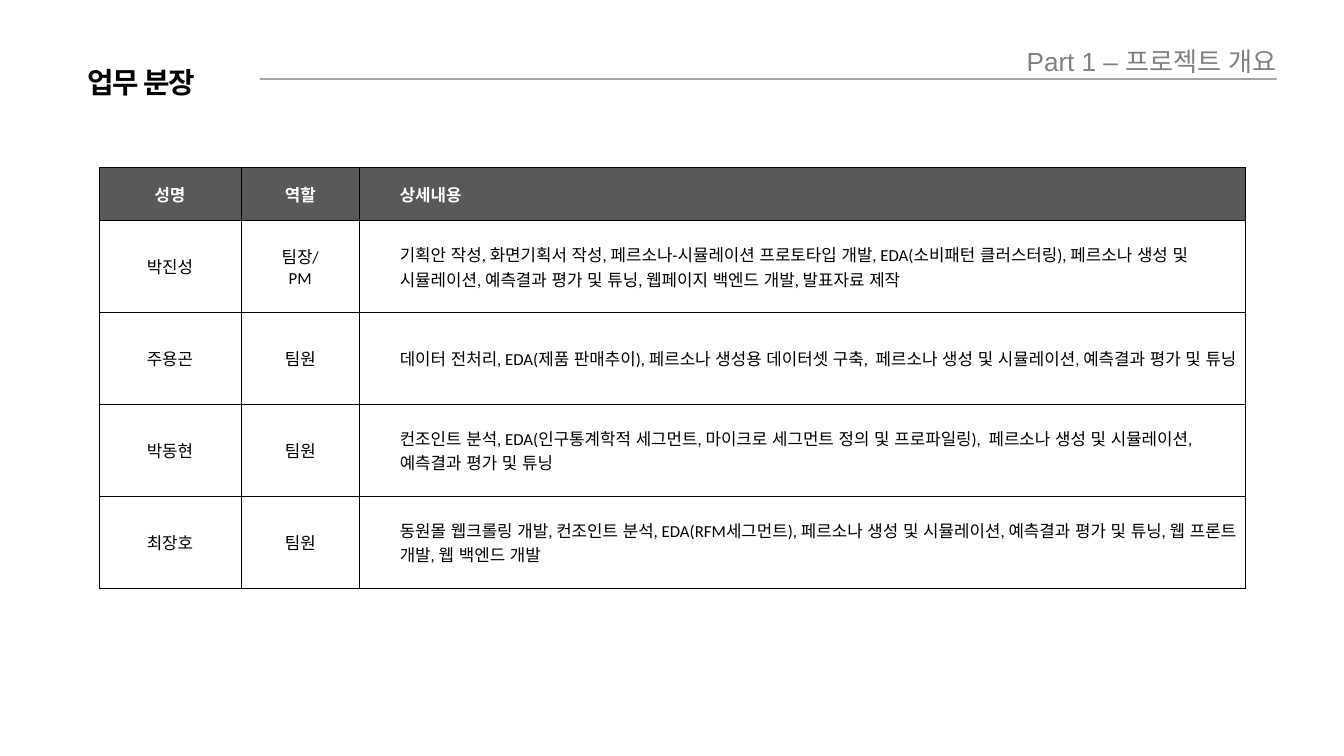
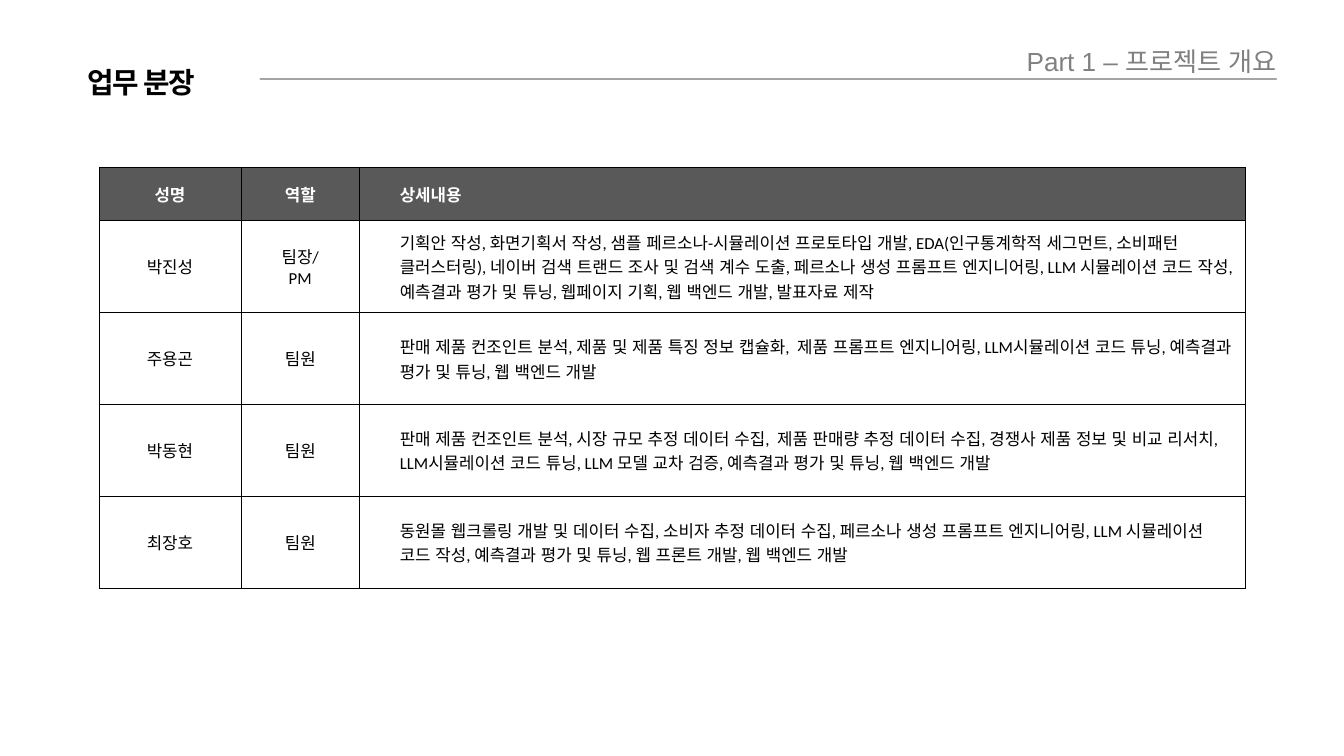
Before and after one commit to cwal8202/Chill_Tuna, a slide deck: slide 7 of 01_Planning/ChillTuna_LLM을 활용한 페르소나 시장조사+시뮬레이터_ver_2.2.pptx. Drawn at 1344x756 pixels with LibreOffice and Linux fonts; fonts in the diff are those of the drawing. Boxes give left, top, right and bottom in pixels: in the first picture for what was removed or moved away, otherwise in the second. Text is boxed around its words. In the diff, an @@ line names an element or a change of style, - is before the commit and + after.

Commit message:
ppt 제작 중간 공유+페르소나 챗봇용 데이터 추가

```diff
--- a/01_Planning/ChillTuna_LLM을 활용한 페르소나 시장조사+시뮬레이터_ver_2.2.pptx
+++ b/01_Planning/ChillTuna_LLM을 활용한 페르소나 시장조사+시뮬레이터_ver_2.2.pptx
@@ table at (99,168,1245,589) @@
-row 2, column 3: 기획안 작성, 화면기획서 작성, 페르소나-시뮬레이션 프로토타입 개발, EDA(소비패턴 클러스터링), 페르소나 생성 및 시뮬레이션, 예측결과 평가 및 튜닝, 웹페이지 백엔드 개발, 발표자료 제작
+row 2, column 3: 기획안 작성, 화면기획서 작성, 샘플 페르소나-시뮬레이션 프로토타입 개발, EDA(인구통계학적 세그먼트, 소비패턴 클러스터링), 네이버 검색 트랜드 조사 및 검색 계수 도출, 페르소나 생성 프롬프트 엔지니어링, LLM 시뮬레이션 코드 작성, 예측결과 평가 및 튜닝, 웹페이지 기획, 웹 백엔드 개발, 발표자료 제작
-row 3, column 3: 데이터 전처리, EDA(제품 판매추이), 페르소나 생성용 데이터셋 구축, 페르소나 생성 및 시뮬레이션, 예측결과 평가 및 튜닝
+row 3, column 3: 판매 제품 컨조인트 분석, 제품 및 제품 특징 정보 캡슐화, 제품 프롬프트 엔지니어링, LLM시뮬레이션 코드 튜닝, 예측결과 평가 및 튜닝, 웹 백엔드 개발
-row 4, column 3: 컨조인트 분석, EDA(인구통계학적 세그먼트, 마이크로 세그먼트 정의 및 프로파일링), 페르소나 생성 및 시뮬레이션, 예측결과 평가 및 튜닝
+row 4, column 3: 판매 제품 컨조인트 분석, 시장 규모 추정 데이터 수집, 제품 판매량 추정 데이터 수집, 경쟁사 제품 정보 및 비교 리서치, LLM시뮬레이션 코드 튜닝, LLM 모델 교차 검증, 예측결과 평가 및 튜닝, 웹 백엔드 개발
-row 5, column 3: 동원몰 웹크롤링 개발, 컨조인트 분석, EDA(RFM세그먼트), 페르소나 생성 및 시뮬레이션, 예측결과 평가 및 튜닝, 웹 프론트 개발, 웹 백엔드 개발
+row 5, column 3: 동원몰 웹크롤링 개발 및 데이터 수집, 소비자 추정 데이터 수집, 페르소나 생성 프롬프트 엔지니어링, LLM 시뮬레이션 코드 작성, 예측결과 평가 및 튜닝, 웹 프론트 개발, 웹 백엔드 개발
```
Also in this commit, not shown: 3 other slides changed, 3 slides added, 1 slide removed, 28 other files.
